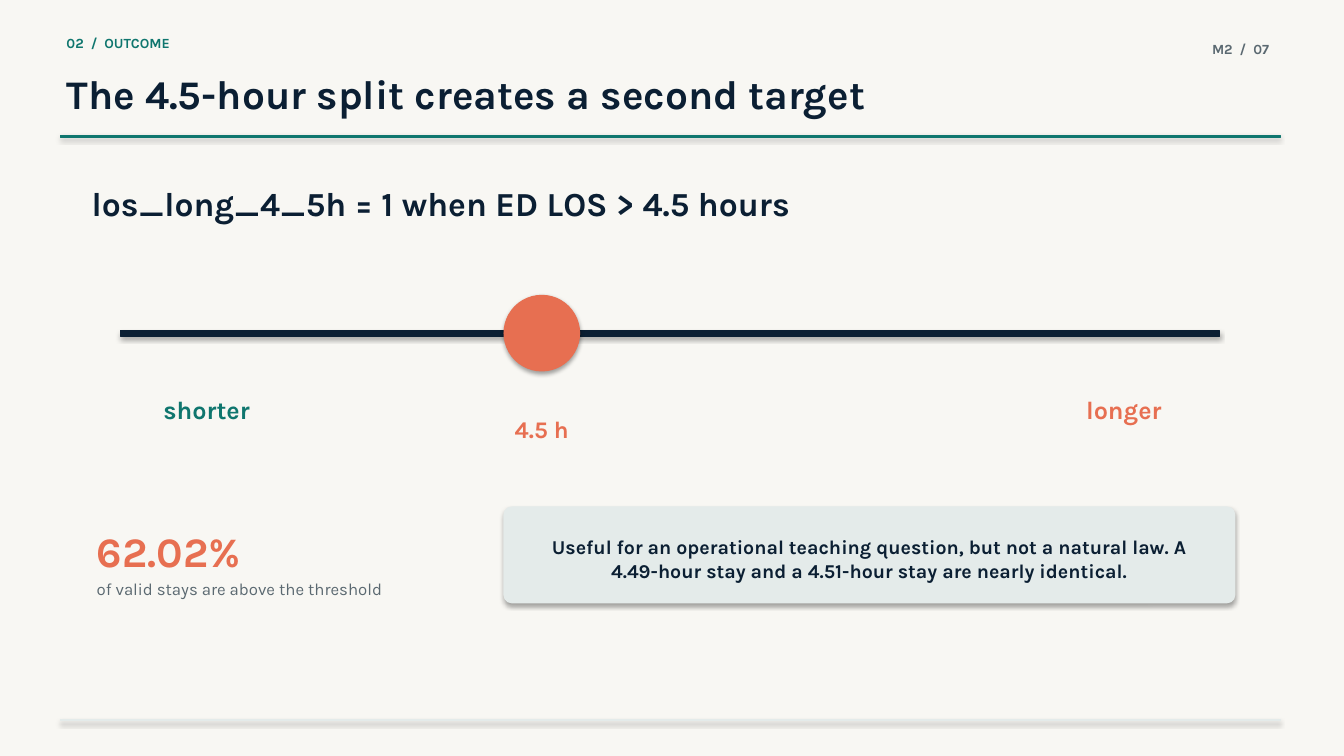
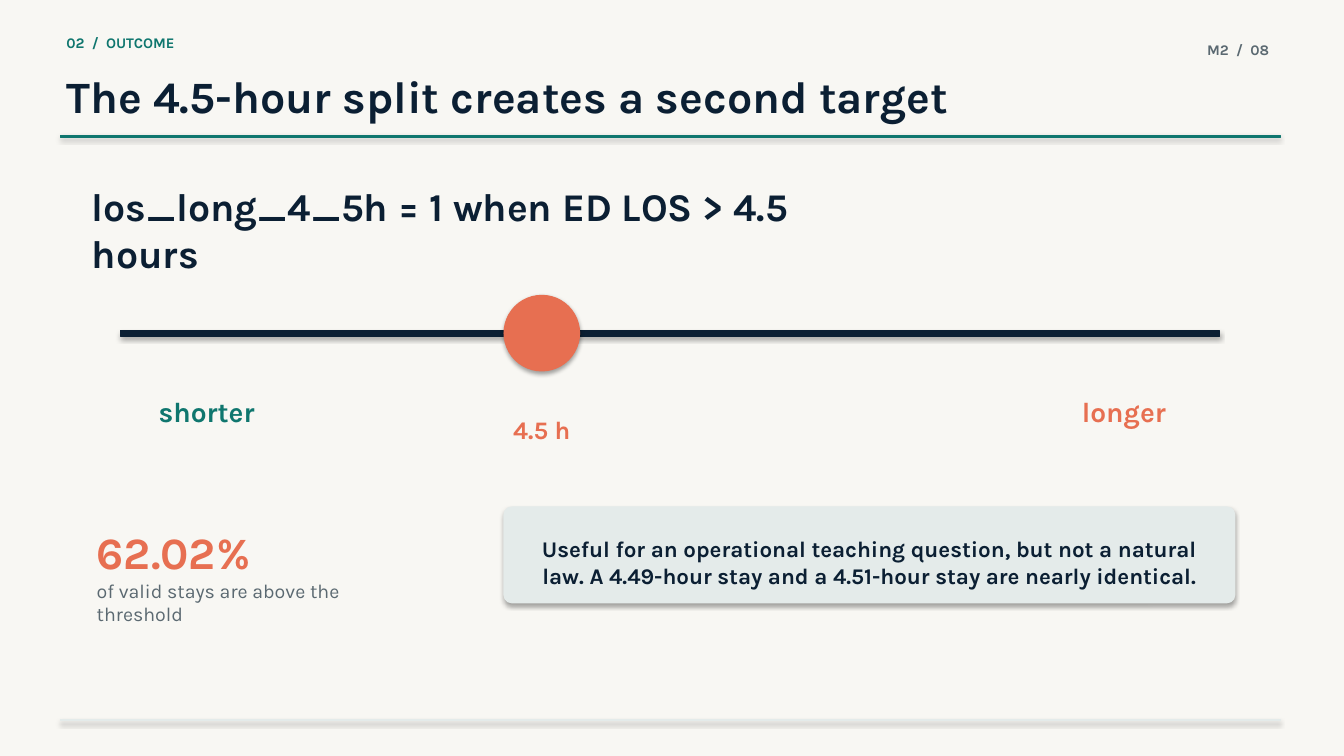
Before and after one commit to waziz786/MedML-toolbox, a slide deck: slide 10 of presentations/pptx/02_M2_ED_Length_of_Stay_Overview.pptx (slide 7 before the commit). Drawn at 1344x756 pixels with LibreOffice and Linux fonts; fonts in the diff are those of the drawing. Boxes give left, top, right and bottom in pixels: in the first picture for what was removed or moved away, otherwise in the second. Text is boxed around its words. In the diff, an @@ line names an element or a change of style, - is before the commit and + after.

```diff
--- a/presentations/pptx/02_M2_ED_Length_of_Stay_Overview.pptx
+++ b/presentations/pptx/02_M2_ED_Length_of_Stay_Overview.pptx
@@ text "02 / OUTCOME" at box(66, 38, 174, 48): size 10 to 10.5 pt @@
@@ text at box(1207, 45, 1269, 55): text changed; size 10 to 10.5 pt @@
-M2 / 07
+M2 / 08
@@ text "The 4.5-hour split creates a ..." at box(66, 81, 948, 124): size 29 to 32 pt @@
@@ text "los_long_4_5h = 1 when ED ..." at box(92, 194, 789, 231): size 24 to 28 pt @@
@@ text "shorter" at box(159, 402, 255, 423): size 18 to 20 pt @@
@@ text "longer" at box(1082, 403, 1166, 429): size 18 to 20 pt @@
@@ text "4.5 h" at box(513, 421, 571, 440): size 17 to 18 pt @@
@@ text "62.02%" at box(97, 539, 251, 570): size 30 to 32 pt @@
@@ text "Useful for an operational teaching ..." at box(542, 541, 1196, 590): size 14 to 16 pt @@
@@ text "of valid stays are above ..." at box(97, 584, 339, 621): size 12 to 14 pt @@
```
Also in this commit, not shown: 14 other slides changed, 10 slides added, 23 other files.
